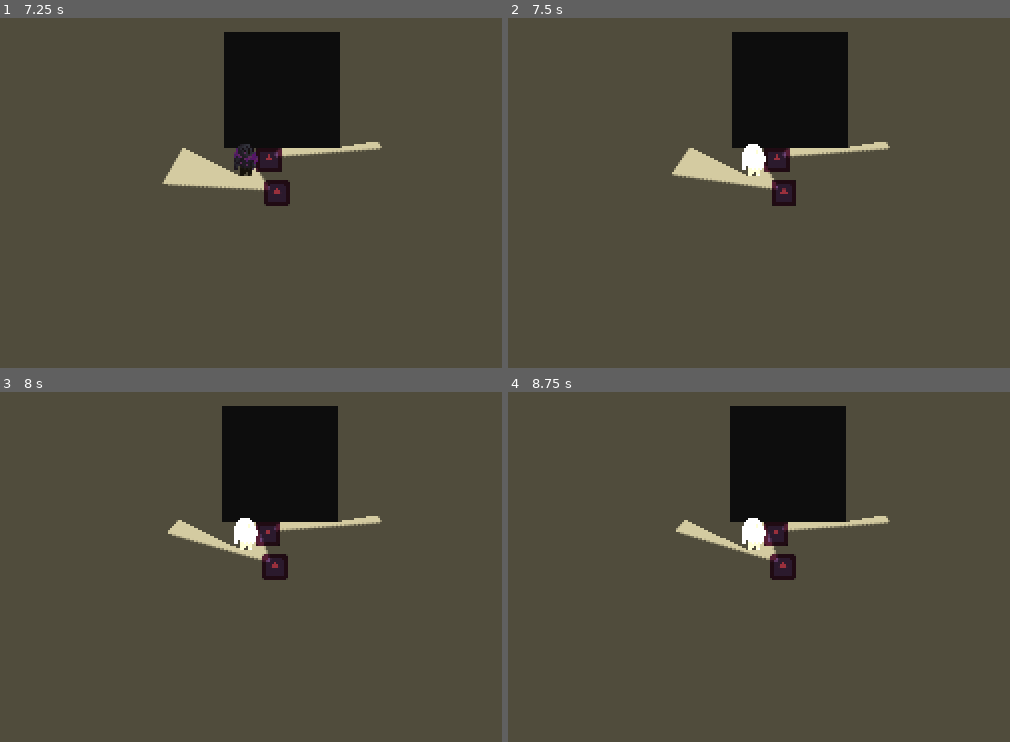
Above: before the commit, frames 1-4 (two rows, left to right).
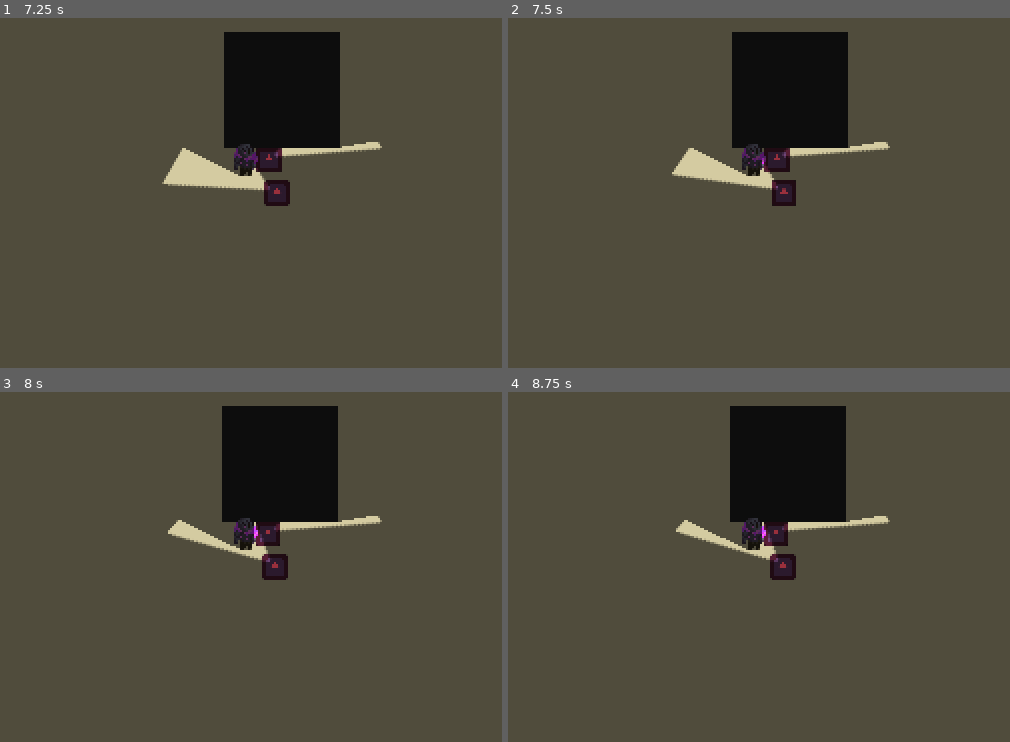
Above: after the commit, the same moments.

Repository: SimchadeLange/GamepieGamejam
Game: Godot game, scene res://scenes/levels/main.tscn
The game is run twice, just before and just after one commit, with the same random seed, the same clock (stepped at 60 frames per second) and the same inputs. The engine's default icon, where the game draws it, is replaced by a stand-in: a white triangle on a blue panel in a dark square.
Inputs (mouse positions are in pixels of both pictures, inside the frame that each line leads up to):
- Up to frame 1 (7.25 s): tap Enter at 0.5 s; move the mouse to (150, 270) at 0.52 s; press the mouse at (150, 270) at 0.53 s; hold Up (move_up) 0.53-2.03 s; move the mouse to (376, 252) at 1.27 s; release the mouse at (376, 252) at 1.28 s; tap Space (roll) every 1.5 s from 1.35 to 5.85 s; move the mouse to (outside the picture) at 2.02 s; press the mouse at (outside the picture) at 2.03 s; hold Left (move_left) 2.03-3.53 s; move the mouse to (215, 196) at 2.77 s; release the mouse at (215, 196) at 2.78 s; move the mouse to (85, 109) at 3.52 s; press the mouse at (85, 109) at 3.53 s; hold Down (move_down) 3.53-4.28 s; move the mouse to (321, 179) at 4.27 s; release the mouse at (321, 179) at 4.28 s; hold Right (move_right) 4.28-5.03 s; move the mouse to (55, 217) at 5.02 s; press the mouse at (55, 217) at 5.03 s; hold Up (move_up) 5.03-5.78 s; move the mouse to (245, 119) at 5.77 s; release the mouse at (245, 119) at 5.78 s; hold Right (move_right) from 5.78 s (still down); move the mouse to (150, 270) at 6.52 s; press the mouse at (150, 270) at 6.53 s
- Up to frame 2 (7.5 s): keep holding Right (move_right); move the mouse to (884, 252) at 7.27 s; release the mouse at (884, 252) at 7.28 s; tap Space (roll) at 7.35 s
- Up to frame 3 (8 s): keep holding Right (move_right)
- Up to frame 4 (8.75 s): move the mouse to (outside the picture) at 8.02 s; release Right (move_right) at 8.03 s; press the mouse at (outside the picture) at 8.03 s; hold Down (move_down) from 8.03 s (still down)

Frame 1 is identical in both runs. In frame 2, 0.3% of the frame differs, in the area x 46-52%, y 36-46%; in frame 3, 0.3%; in frame 4, 0.3%.

Commit message:
made flash component

Diff:
--- a/game_jam_00/scenes/player.tscn
+++ b/game_jam_00/scenes/player.tscn
@@ -189,8 +189,9 @@
 [node name="RollCooldown" type="Timer" parent="StateMachine/Rolling" unique_id=514302148]
 one_shot = true
 
-[node name="Dead" type="Node" parent="StateMachine" unique_id=544298561]
+[node name="Dead" type="Node" parent="StateMachine" unique_id=544298561 node_paths=PackedStringArray("flash_component")]
 script = ExtResource("7_smehm")
+flash_component = NodePath("../../FlashComponent")
 can_move = false
 
 [node name="Hit" type="Node" parent="StateMachine" unique_id=507577917 node_paths=PackedStringArray("idle_state", "flash_component", "hit_duration_timer")]
--- a/game_jam_00/scripts/player/dead_state.gd
+++ b/game_jam_00/scripts/player/dead_state.gd
@@ -1,4 +1,6 @@
 extends State
 
+@export var flash_component: FlashComponent
+
 func on_enter() -> void:
-	pass
+	flash_component.flash()
--- a/game_jam_00/scripts/resources/flash_component.gd
+++ b/game_jam_00/scripts/resources/flash_component.gd
@@ -3,10 +3,19 @@
 class_name FlashComponent
 
 @export var sprites: Array[Sprite2D]
+@export var flicker_time: float = 0.1
+var flash_timer := Timer.new()
 
+func _ready() -> void:
+	flash_timer.wait_time = flicker_time
+	add_child(flash_timer)
+	flash_timer.one_shot = true
 
 func flash() -> void:
-	sprites.all(_modulate_flash)
+	for i in range(4):
+		sprites.all(_modulate_flash)
+		flash_timer.start()
+		await flash_timer.timeout
 
 func _modulate_flash(sprite: Sprite2D) -> void:
 	if sprite.self_modulate != Color(18.892, 18.892, 18.892, 1.0):
